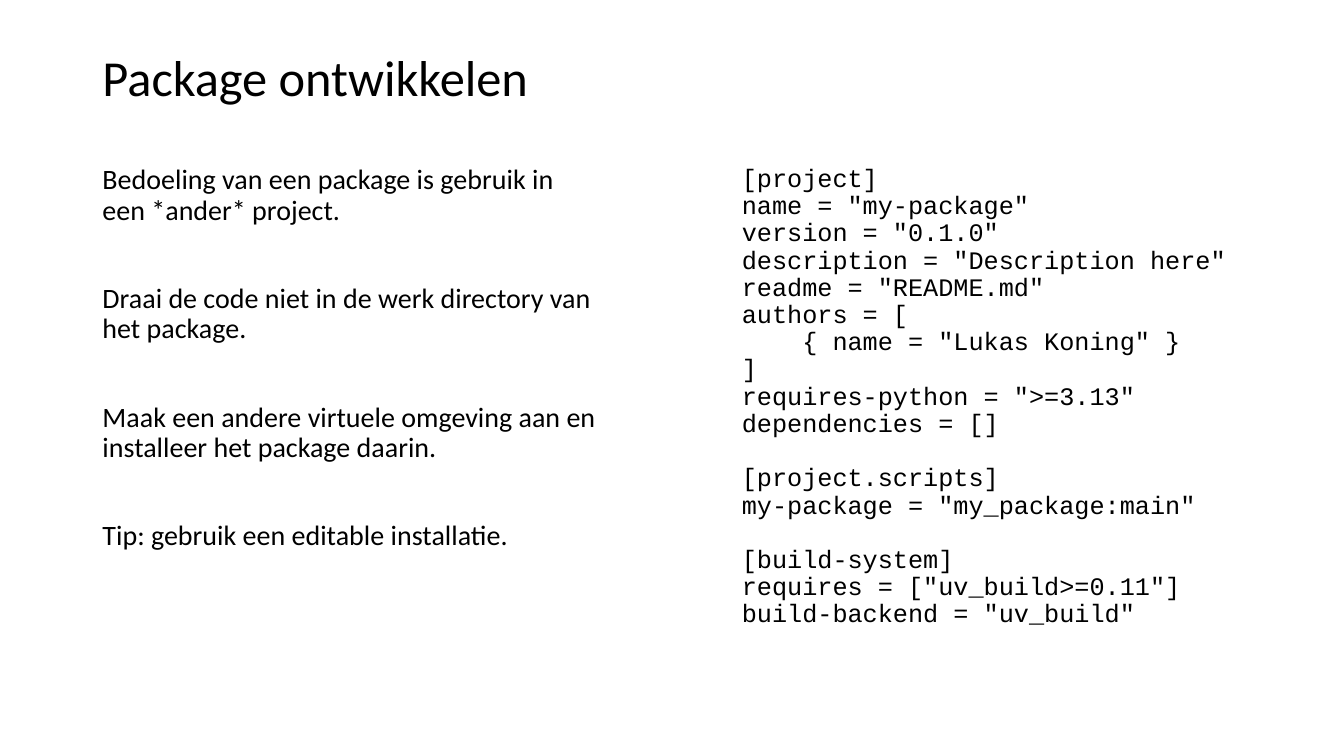
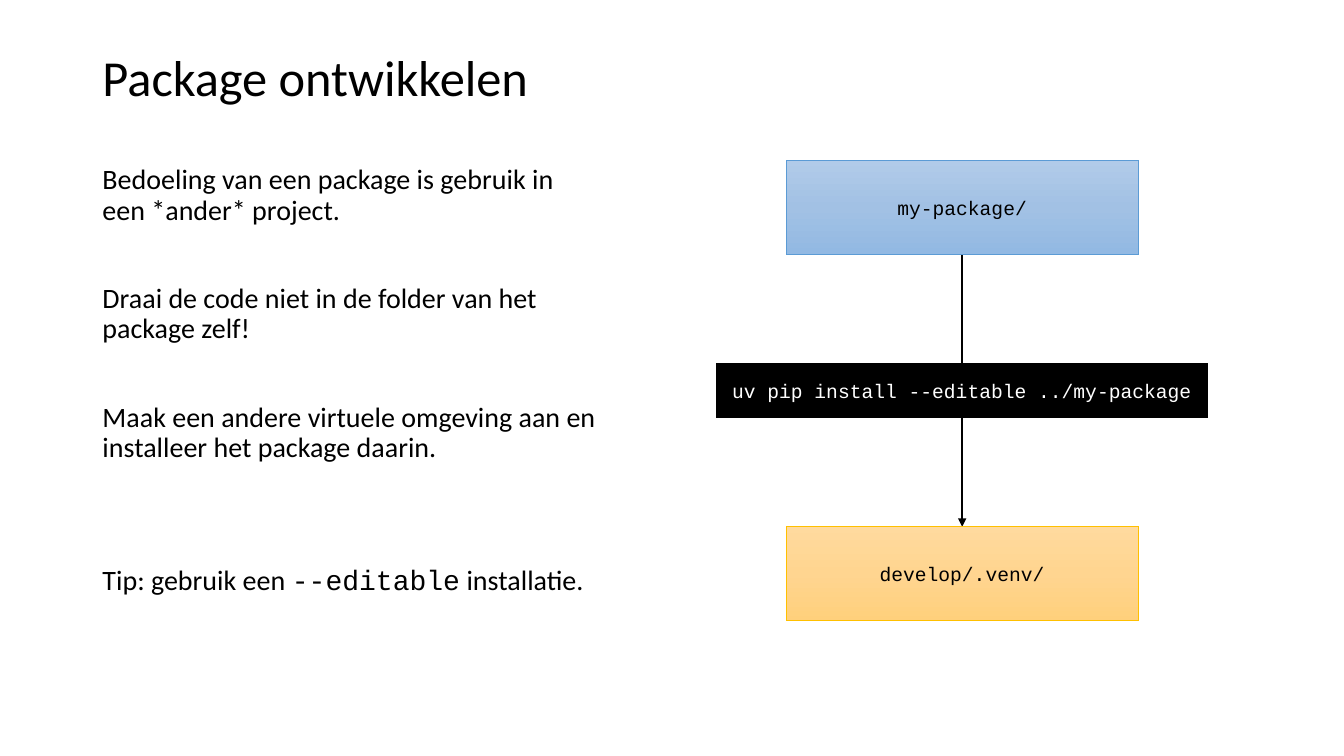
Before and after one commit to LFKoning/knowledge-sharing, a slide deck: slide 35 of python_course_4p/1_venv_package/1_venv_package.pptx (slide 33 before the commit). Drawn at 1344x756 pixels with LibreOffice and Linux fonts; fonts in the diff are those of the drawing. Boxes give left, top, right and bottom in pixels: in the first picture for what was removed or moved away, otherwise in the second. Text is boxed around its words. In the diff, an @@ line names an element or a change of style, - is before the commit and + after.

Commit message:
Update Python 4P parts 1 and 2

```diff
--- a/python_course_4p/1_venv_package/1_venv_package.pptx
+++ b/python_course_4p/1_venv_package/1_venv_package.pptx
@@ text removed at bbox=[742, 168, 1226, 625] @@
-[project]
-name = "my-package"
-version = "0.1.0"
-description = "Description here"
-readme = "README.md"
-authors = [
-{ name = "Lukas Koning" }
-]
-requires-python = ">=3.13"
-dependencies = []
-[project.scripts]
-my-package = "my_package:main"
-[build-system]
-requires = ["uv_build>=0.11"]
-build-backend = "uv_build"
@@ rectangle added at bbox=[786, 160, 1138, 254], fill gradient #B1CBE9 to #A3C1E5 to #93B9E4, outline #5B9BD5 0.5 pt, 14 pt, text #000000 @@
+my-package/
@@ arrow added from (963, 254) to (963, 527), #000000 1.5 pt @@
@@ text at bbox=[102, 288, 537, 343]: text changed @@
-Draai de code niet in de werk directory van het package.
+Draai de code niet in de folder van het package zelf!
@@ rectangle added at bbox=[717, 364, 1208, 418], fill #000000, outline #000000 1 pt, 14 pt, text #FFFFFF @@
+uv pip install --editable ../my-package
@@ rectangle added at bbox=[786, 527, 1138, 621], fill gradient #FFDB9E to #FFD590 to #FFD07C, outline #FFC000 0.5 pt, 14 pt, text #000000 @@
+develop/.venv/
@@ text at bbox=[102, 570, 584, 595]: text changed @@
-Tip: gebruik een editable installatie.
+Tip: gebruik een --editable installatie.
```
Also in this commit, not shown: 5 other slides changed, 12 slides added, 2 slides removed, 2 other files.
